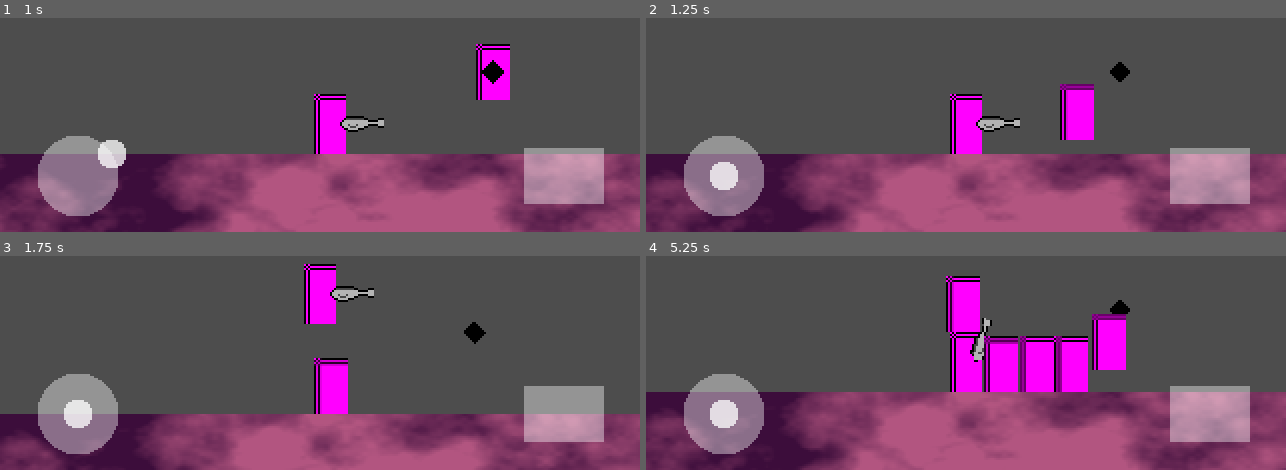
Above: before the commit, frames 1-4 (two rows, left to right).
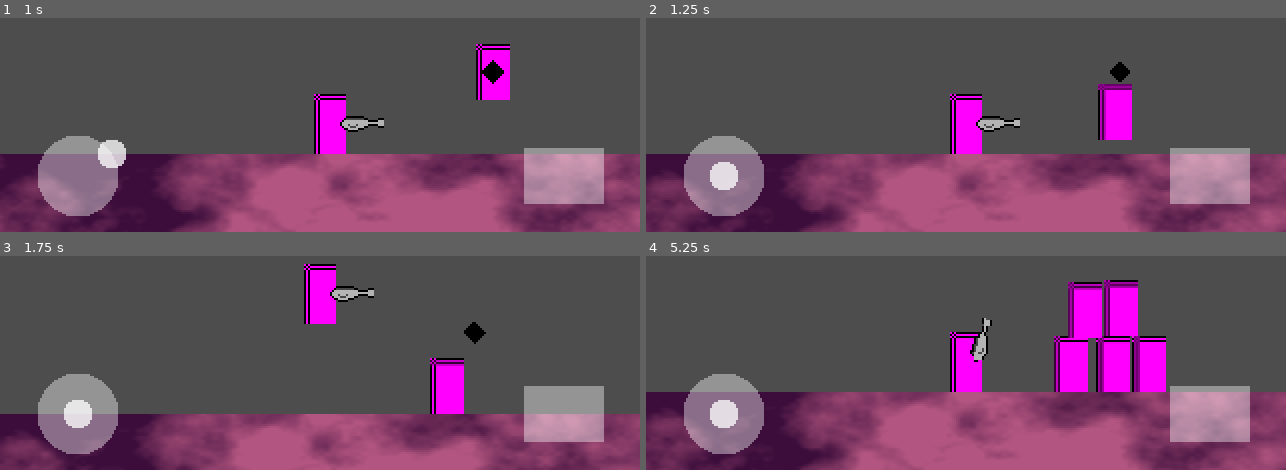
Above: after the commit, the same moments.

Repository: otherotherjosh/RhythmShooter
Game: Godot game, scene res://objects/run n gun/run_n_gun.tscn
Two runs of this game, one before a commit and one after it. Both use one fixed random seed, a clock stepped at 60 frames per second and the inputs below. This scene is started directly instead of the project's main scene. Sound files missing from this copy of the repository are replaced by a short silence.
Inputs (mouse positions are in pixels of both pictures, inside the frame that each line leads up to):
- Up to frame 1 (1 s): tap Enter at 0.5 s; drag from (76, 176) to (outside the picture) at 0.52 s
- Up to frame 2 (1.25 s): no input
- Up to frame 3 (1.75 s): drag from (563, 414) to (288, 363) at 1.27 s
- Up to frame 4 (5.25 s): move the mouse to (outside the picture) at 2.02 s; click (outside the picture) at 2.17 s; tap Space at 2.75 s; drag from (934, 363) to (outside the picture) at 2.77 s; move the mouse to (1158, 343) at 3.52 s; click (1158, 343) at 3.67 s; drag from (outside the picture) to (outside the picture) at 4.27 s; move the mouse to (998, 290) at 5.02 s; click (998, 290) at 5.17 s

Frame 1 is identical in both runs. In frame 2, 2.8% of the frame differs, in the area x 64-76%, y 30-58%; in frame 3, 2.8%; in frame 4, 9.4%, in the area x 46-82%, y 9-64%.

Commit message:
feat(enemy): add distance keeping from player

Diff:
--- a/objects/run n gun/combat/enemy.gd
+++ b/objects/run n gun/combat/enemy.gd
@@ -12,6 +12,7 @@
 }
 
 const SPEED := 100
+const ACCELERATION := 250
 
 ## Number of shots required to kill
 @export var health: int = 1:
@@ -20,6 +21,10 @@
 @export var modulate_hurt: Color = Color.WHITE
 ## temporary; while dying animation does not exist
 @export var modulate_dying: Color = Color.WHITE
+## How far from player to stand and attack
+@export var attack_distance: int = 80
+## How far from player is too close to attack
+@export var back_up_distance: int = 50
 
 var state: State = State.IDLE
 
@@ -28,7 +33,14 @@
 	if not is_on_floor():
 		velocity += get_gravity() * delta
 	var direction := -1 if CombatManager.player.global_position.x < global_position.x else 1
-	velocity.x = direction * SPEED
+
+	if global_position.distance_to(CombatManager.player.global_position) <= back_up_distance:
+		velocity.x = move_toward(velocity.x, -direction * SPEED, delta * ACCELERATION)
+	elif global_position.distance_to(CombatManager.player.global_position) <= attack_distance:
+		velocity.x = move_toward(velocity.x, 0, delta * ACCELERATION)
+	else:
+		velocity.x = move_toward(velocity.x, direction * SPEED, delta * ACCELERATION)
+
 	move_and_slide()
 
 
